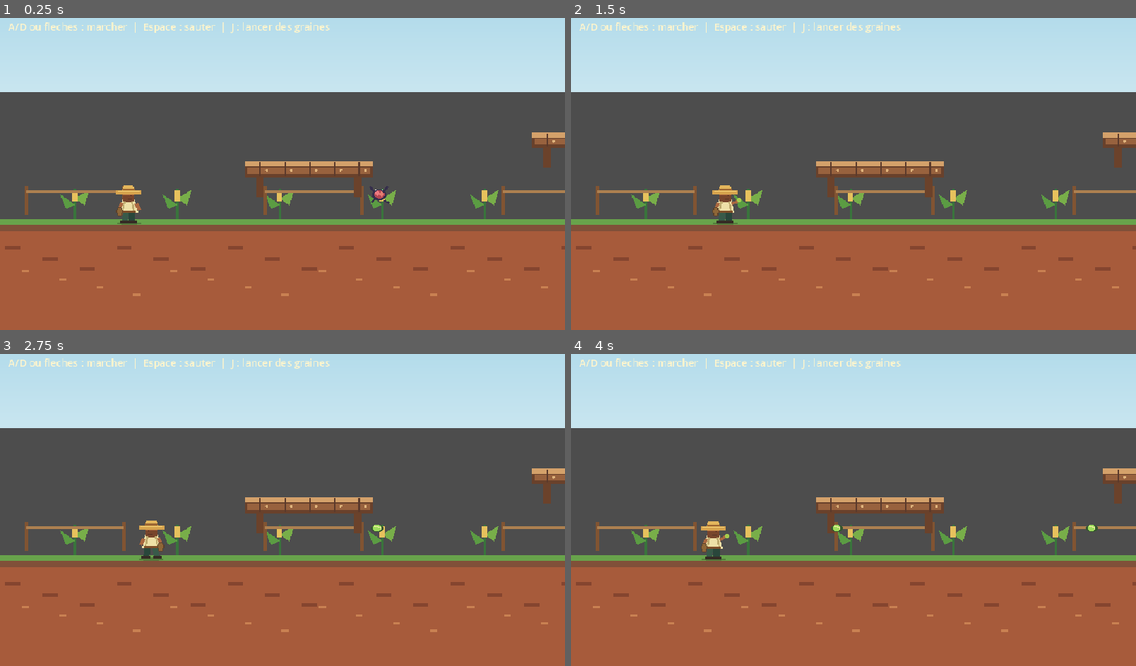
Above: before the commit, frames 1-4 (two rows, left to right).
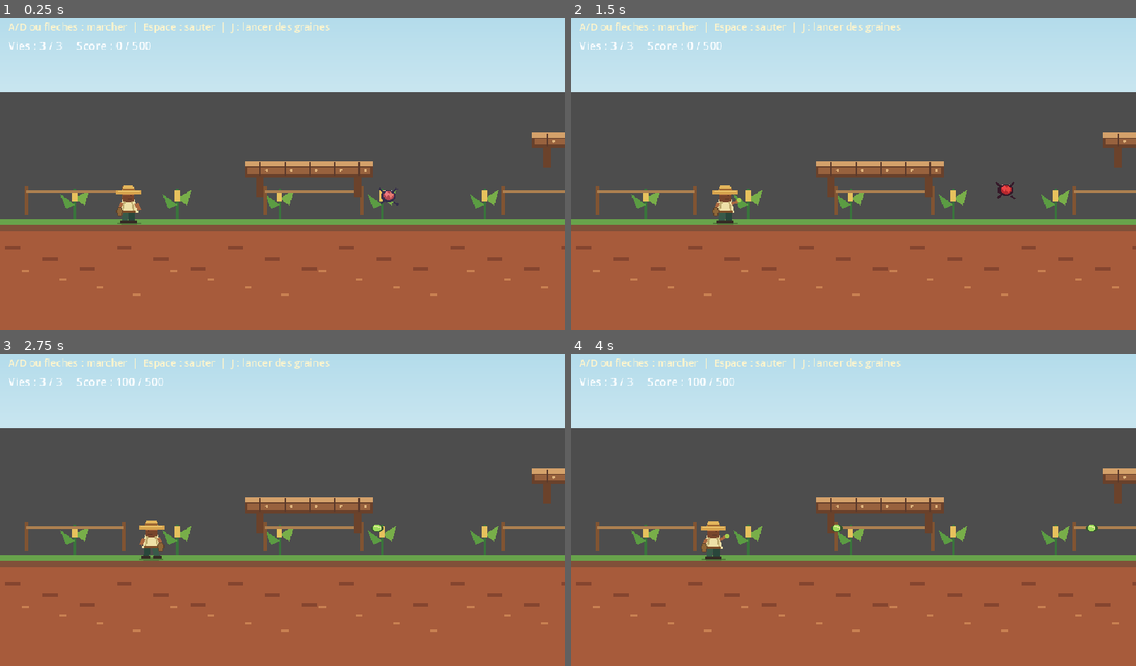
Above: after the commit, the same moments.

Repository: KlozoG-coder/0SW-JeuxVideo
Game: Godot game, scene res://scenes/Main.tscn
The game is run twice, just before and just after one commit, with the same random seed, the same clock (stepped at 60 frames per second) and the same inputs.
Inputs:
- Up to frame 1 (0.25 s): no input
- Up to frame 2 (1.5 s): hold J (attack) 0.53-1.28 s; hold D (right) from 0.53 s (still down); tap W (jump) at 0.77 s; tap J (attack) at 1.35 s
- Up to frame 3 (2.75 s): tap W (jump) at 1.52 s; release D (right) at 2.03 s; hold A (left) from 2.03 s (still down); hold J (attack) from 2.03 s (still down)
- Up to frame 4 (4 s): release A (left) at 2.78 s; release J (attack) at 2.78 s; hold D (right) from 2.78 s (still down); tap J (attack) at 2.85 s; tap W (jump) at 3.02, 3.77 s; hold J (attack) from 3.53 s (still down)

The runs differ from the first frame. In frame 1, 0.3% of the frame differs, in the area x 1-71%, y 7-61%; in frame 2, 0.3%; in frame 3, 0.2%; in frame 4, 0.2%.

Commit message:
Version 3 - Ajout des insectes, tirs, vies et score

Diff:
--- a/Projet_Session/Le_Gardien_du_Champ/src/project.godot
+++ b/Projet_Session/Le_Gardien_du_Champ/src/project.godot
@@ -14,7 +14,7 @@
 
 [application]
 
-config/name="Le Gardien du Champ - Village V2"
+config/name="Le Gardien du Champ - Village V3"
 run/main_scene="res://scenes/Main.tscn"
 config/features=PackedStringArray("4.7", "GL Compatibility")
 
@@ -45,6 +45,11 @@
 , Object(InputEventKey,"resource_local_to_scene":false,"resource_name":"","device":16,"window_id":0,"alt_pressed":false …(186 unchanged characters)…
 ]
 }
+restart={
+"deadzone": 0.5,
+"events": [Object(InputEventKey,"resource_local_to_scene":false,"resource_name":"","device":16,"window_id":0,"alt_pressed":false,"shift_pressed":false,"ctrl_pressed":false,"meta_pressed":false,"pressed":false,"keycode":0,"physical_keycode":82,"key_label":0,"unicode":0,"location":0,"echo":false,"script":null)
+]
+}
 attack={
 "deadzone": 0.5,
 "events": [Object(InputEventKey,"resource_local_to_scene":false,"resource_name":"","device":16,"window_id":0,"alt_press …(190 unchanged characters)…
--- a/Projet_Session/Le_Gardien_du_Champ/src/scenes/Insect.tscn
+++ b/Projet_Session/Le_Gardien_du_Champ/src/scenes/Insect.tscn
@@ -8,7 +8,7 @@
 
 [node name="Insect" type="Area2D"]
 collision_layer = 8
-collision_mask = 0
+collision_mask = 1
 script = ExtResource("1")
 
 [node name="Sprite2D" type="Sprite2D" parent="."]
--- a/Projet_Session/Le_Gardien_du_Champ/src/scenes/Main.tscn
+++ b/Projet_Session/Le_Gardien_du_Champ/src/scenes/Main.tscn
@@ -12,6 +12,8 @@
 [ext_resource type="Script" path="res://scripts/platform.gd" id="9"]
 [ext_resource type="Texture2D" path="res://assets/village.png" id="10"]
 
+[ext_resource type="Script" path="res://scripts/game.gd" id="11"]
+
 [sub_resource type="RectangleShape2D" id="1"]
 size = Vector2(2400, 50)
 
@@ -19,6 +21,7 @@
 size = Vector2(145, 17)
 
 [node name="Main" type="Node2D"]
+script = ExtResource("11")
 
 [node name="ParallaxSky" type="Parallax2D" parent="."]
 scroll_scale = Vector2(0, 0)
@@ -169,3 +172,21 @@
 theme_override_colors/font_color = Color(1, 0.96, 0.8, 1)
 theme_override_font_sizes/font_size = 17
 text = "A/D ou fleches : marcher  |  Espace : sauter  |  J : lancer des graines"
+
+[node name="Status" type="Label" parent="Help"]
+offset_left = 14.0
+offset_top = 43.0
+offset_right = 520.0
+offset_bottom = 75.0
+theme_override_font_sizes/font_size = 19
+text = "Vies : 3 / 3     Score : 0 / 500"
+
+[node name="GameMessage" type="Label" parent="Help"]
+visible = false
+offset_left = 160.0
+offset_top = 150.0
+offset_right = 820.0
+offset_bottom = 220.0
+horizontal_alignment = 1
+theme_override_colors/font_color = Color(1, 0.95, 0.6, 1)
+theme_override_font_sizes/font_size = 26
--- /dev/null
+++ b/Projet_Session/Le_Gardien_du_Champ/src/scripts/game.gd
@@ -0,0 +1,40 @@
+extends Node2D
+
+var score: int = 0
+var game_over: bool = false
+@onready var player: Player = $Player
+@onready var hud: Label = $Help/Status
+@onready var message: Label = $Help/GameMessage
+
+func _ready() -> void:
+    player.health_changed.connect(_update_hud)
+    player.player_defeated.connect(_on_player_defeated)
+    for insect in get_tree().get_nodes_in_group("insects"):
+        _connect_insect(insect)
+    _update_hud(player.health)
+
+func _connect_insect(insect: Node) -> void:
+    if insect.has_signal("defeated"):
+        insect.defeated.connect(_on_insect_defeated)
+
+func _on_insect_defeated(points: int) -> void:
+    score += points
+    _update_hud(player.health)
+    if score >= 500 and not game_over:
+        game_over = true
+        message.text = "CHAMP PROTEGE ! Appuie sur R pour rejouer"
+        message.visible = true
+
+func _update_hud(remaining: int) -> void:
+    hud.text = "Vies : %d / 3     Score : %d / 500" % [remaining, score]
+
+func _on_player_defeated() -> void:
+    game_over = true
+    message.text = "PARTIE PERDUE ! Appuie sur R pour rejouer"
+    message.visible = true
+    player.set_physics_process(false)
+    player.get_node("StateMachine").set_physics_process(false)
+
+func _unhandled_input(event: InputEvent) -> void:
+    if game_over and event.is_action_pressed("restart"):
+        get_tree().reload_current_scene()
--- a/Projet_Session/Le_Gardien_du_Champ/src/scripts/insect.gd
+++ b/Projet_Session/Le_Gardien_du_Champ/src/scripts/insect.gd
@@ -1,12 +1,51 @@
 extends Area2D
 
-var start_y: float = 0.0
-var time_passed: float = 0.0
+signal defeated(points: int)
+
+@export var patrol_distance: float = 90.0
+@export var patrol_speed: float = 42.0
+@export var chase_speed: float = 72.0
+@export var detection_distance: float = 165.0
+@export var max_health: int = 2
+
+var health: int = 2
+var start_position: Vector2
+var patrol_direction: float = 1.0
+var elapsed: float = 0.0
+var target: CharacterBody2D
 
 func _ready() -> void:
     add_to_group("insects")
-    start_y = position.y
+    health = max_health
+    start_position = global_position
+    target = get_tree().get_first_node_in_group("player") as CharacterBody2D
+    body_entered.connect(_on_body_entered)
 
-func _process(delta: float) -> void:
-    time_passed += delta
-    position.y = start_y + sin(time_passed * 2.5) * 2.0
+func _physics_process(delta: float) -> void:
+    elapsed += delta
+    var speed: float = patrol_speed
+    if is_instance_valid(target) and global_position.distance_to(target.global_position) < detection_distance:
+        patrol_direction = signf(target.global_position.x - global_position.x)
+        speed = chase_speed
+    elif absf(global_position.x - start_position.x) >= patrol_distance:
+        patrol_direction = -1.0 if global_position.x > start_position.x else 1.0
+    position.x += patrol_direction * speed * delta
+    position.y = start_position.y + sin(elapsed * 3.0) * 4.0
+    $Sprite2D.flip_h = patrol_direction < 0.0
+
+func take_damage(amount: int = 1) -> void:
+    health -= amount
+    modulate = Color(1.0, 0.55, 0.55)
+    if health <= 0:
+        defeated.emit(100)
+        queue_free()
+    else:
+        get_tree().create_timer(0.12).timeout.connect(_restore_color)
+
+func _restore_color() -> void:
+    if is_inside_tree():
+        modulate = Color.WHITE
+
+func _on_body_entered(body: Node2D) -> void:
+    if body.is_in_group("player") and body.has_method("take_damage"):
+        body.take_damage()
--- a/Projet_Session/Le_Gardien_du_Champ/src/scripts/player.gd
+++ b/Projet_Session/Le_Gardien_du_Champ/src/scripts/player.gd
@@ -1,5 +1,11 @@
 class_name Player
 extends CharacterBody2D
+
+signal health_changed(remaining: int)
+signal player_defeated()
+
+var health: int = 3
+var invulnerability: float = 0.0
 
 const SPEED: float = 220.0
 const JUMP_FORCE: float = -520.0
@@ -11,7 +17,25 @@
 @onready var anim: AnimationPlayer = $AnimationPlayer
 
 func _ready() -> void:
+    add_to_group("player")
     _create_animations()
+
+func _physics_process(delta: float) -> void:
+    if invulnerability > 0.0:
+        invulnerability = maxf(0.0, invulnerability - delta)
+        sprite.modulate.a = 0.5 if int(Time.get_ticks_msec() / 100) % 2 == 0 else 1.0
+    else:
+        sprite.modulate.a = 1.0
+
+func take_damage() -> void:
+    if invulnerability > 0.0 or health <= 0:
+        return
+    health -= 1
+    invulnerability = 1.2
+    health_changed.emit(health)
+    if health <= 0:
+        player_defeated.emit()
+
 
 func apply_gravity(delta: float) -> void:
     if not is_on_floor():
--- a/Projet_Session/Le_Gardien_du_Champ/src/scripts/projectile.gd
+++ b/Projet_Session/Le_Gardien_du_Champ/src/scripts/projectile.gd
@@ -3,6 +3,7 @@
 const SPEED: float = 430.0
 var direction: float = 1.0
 var life_time: float = 1.8
+var consumed: bool = false
 
 func _ready() -> void:
     area_entered.connect(_on_area_entered)
@@ -15,9 +16,16 @@
         queue_free()
 
 func _on_area_entered(area: Area2D) -> void:
+    if consumed:
+        return
     if area.is_in_group("insects"):
-        area.queue_free()
+        consumed = true
+        if area.has_method("take_damage"):
+            area.take_damage(1)
+        else:
+            area.queue_free()
         queue_free()
 
-func _on_body_entered(_body: Node2D) -> void:
-    queue_free()
+func _on_body_entered(body: Node2D) -> void:
+    if body is StaticBody2D:
+        queue_free()
Not shown, changed: Projet_Session/Le_Gardien_du_Champ/src/assets/clouds.png.import
Not shown, changed: Projet_Session/Le_Gardien_du_Champ/src/assets/farmer.png.import
Not shown, changed: Projet_Session/Le_Gardien_du_Champ/src/assets/foreground.png.import
Not shown, changed: Projet_Session/Le_Gardien_du_Champ/src/assets/forest.png.import
Not shown, changed: Projet_Session/Le_Gardien_du_Champ/src/assets/insect.png.import
Not shown, changed: Projet_Session/Le_Gardien_du_Champ/src/assets/mountains.png.import
Not shown, changed: Projet_Session/Le_Gardien_du_Champ/src/assets/seed.png.import
Not shown, changed: Projet_Session/Le_Gardien_du_Champ/src/assets/sky.png.import
Not shown, changed: Projet_Session/Le_Gardien_du_Champ/src/assets/village.png.import
Not shown: 1 places in Projet_Session/Le_Gardien_du_Champ/src/scenes/Main.tscn that only renumber resources
Not shown, changed: Projet_Session/Le_Gardien_du_Champ/src/scripts/field.gd.uid
Not shown, added: Projet_Session/Le_Gardien_du_Champ/src/scripts/game.gd.uid
(and 11 more such lines)
